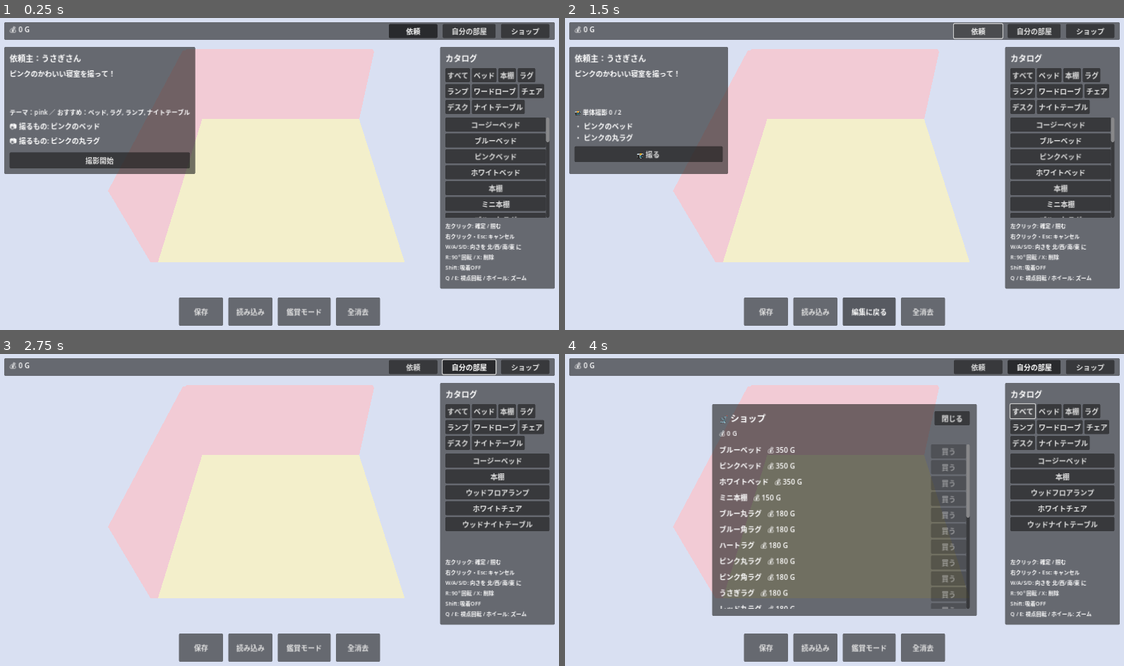
Above: before the commit, frames 1-4 (two rows, left to right).
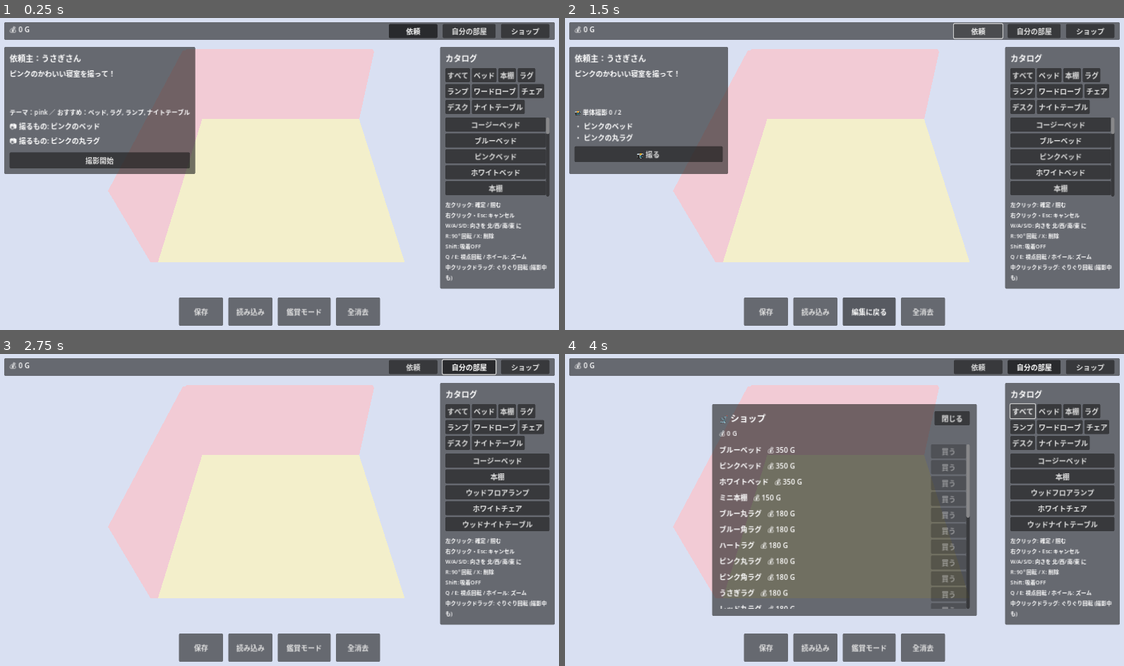
Above: after the commit, the same moments.

Repository: murasakiutau-create/3dgame
Game: Godot game, scene res://scenes/main.tscn
Same seed, same stepped clock (60 frames per second), same inputs: the game is played once before the commit and once after it.
Inputs:
- Up to frame 1 (0.25 s): no input
- Up to frame 2 (1.5 s): click "撮影開始" at 0.5 s; click "依頼" at 1.25 s
- Up to frame 3 (2.75 s): click "自分の部屋" at 2 s
- Up to frame 4 (4 s): click "ショップ" at 2.75 s; click "すべて" at 3.5 s

The runs differ from the first frame. In frame 1, 2.1% of the frame differs, in the area x 79-99%, y 36-85%; in frame 2, 2.1%; in frame 3, 1.1%; in frame 4, 1.1%.

Commit message:
Free-orbit camera: middle-drag to rotate, wheel to zoom in/out
The auto-tweened focus_on placement was too rigid for "撮影 = look at
the furniture you love" feel. Now while view mode is on (and during
the photo phases of a request) the player can grab the camera:

- Middle mouse button drag → orbit around the current pivot. Yaw on
  X-axis movement, pitch on Y-axis with clamp so it can't flip past
  vertical / horizon.
- Mouse wheel → real distance zoom. Replaces the old ortho 'size'
  zoom that did nothing under the perspective camera; now it
  translates the Camera3D along its rig-local Z within
  [dist_min, dist_max].
- Q / E still snap by 90° (unchanged).

reset_view now snapshots the full Transform3D of both the rig and
the camera (origin + basis), and on cancel it tweens the basis back
too — so an orbit + close-up is fully undone when the player exits
focus.

Help text in the catalog panel mentions middle-drag.

https://claude.ai/code/session_01RRmySoUvZSXSjVHeDV4xL9

Diff:
--- a/scripts/camera_iso.gd
+++ b/scripts/camera_iso.gd
@@ -1,41 +1,55 @@
 extends Node3D
 class_name CameraIso
 
-@export var zoom_min: float = 6.0
-@export var zoom_max: float = 20.0
-@export var zoom_step: float = 1.0
 @export var rotate_time: float = 0.25
 @export var focus_distance: float = 4.0
 @export var focus_lift: float = 0.5
 @export var focus_time: float = 0.5
 
+@export var orbit_yaw_speed: float = 0.006
+@export var orbit_pitch_speed: float = 0.006
+@export var dist_min: float = 1.2
+@export var dist_max: float = 18.0
+@export var dist_step: float = 0.6
+
+const PITCH_MIN: float = -PI * 0.5 + 0.05    # almost looking straight down
+const PITCH_MAX: float = -0.05               # just above horizontal
+
 @onready var camera: Camera3D = $Camera3D
 
 var _target_yaw: float = 0.0
-var _saved_rig_origin: Vector3
-var _saved_camera_origin: Vector3
+var _saved_rig_transform: Transform3D
+var _saved_camera_transform: Transform3D
 var _is_focused: bool = false
+var _orbiting: bool = false
 
 func _ready() -> void:
 	_target_yaw = rotation.y
 	camera.make_current()
-	_saved_rig_origin = global_transform.origin
-	_saved_camera_origin = camera.transform.origin
+	_saved_rig_transform = transform
+	_saved_camera_transform = camera.transform
 
 func _unhandled_input(event: InputEvent) -> void:
-	if event.is_action_pressed("camera_rotate_left"):
+	if event is InputEventMouseButton:
+		var mb: InputEventMouseButton = event
+		if mb.button_index == MOUSE_BUTTON_MIDDLE:
+			_orbiting = mb.pressed
+			get_viewport().set_input_as_handled()
+		elif mb.button_index == MOUSE_BUTTON_WHEEL_UP and mb.pressed:
+			_adjust_distance(-dist_step)
+			get_viewport().set_input_as_handled()
+		elif mb.button_index == MOUSE_BUTTON_WHEEL_DOWN and mb.pressed:
+			_adjust_distance(dist_step)
+			get_viewport().set_input_as_handled()
+	elif event is InputEventMouseMotion and _orbiting:
+		_orbit((event as InputEventMouseMotion).relative)
+		get_viewport().set_input_as_handled()
+	elif event.is_action_pressed("camera_rotate_left"):
 		_rotate_by(PI / 2.0)
 		get_viewport().set_input_as_handled()
 	elif event.is_action_pressed("camera_rotate_right"):
 		_rotate_by(-PI / 2.0)
 		get_viewport().set_input_as_handled()
-	elif event is InputEventMouseButton and event.pressed:
-		if event.button_index == MOUSE_BUTTON_WHEEL_UP:
-			_zoom(-zoom_step)
-			get_viewport().set_input_as_handled()
-		elif event.button_index == MOUSE_BUTTON_WHEEL_DOWN:
-			_zoom(zoom_step)
-			get_viewport().set_input_as_handled()
 
 func _rotate_by(delta: float) -> void:
 	_target_yaw += delta
@@ -44,8 +58,15 @@
 		.set_trans(Tween.TRANS_SINE)\
 		.set_ease(Tween.EASE_OUT)
 
-func _zoom(delta: float) -> void:
-	camera.size = clamp(camera.size + delta, zoom_min, zoom_max)
+func _orbit(delta: Vector2) -> void:
+	rotation.y -= delta.x * orbit_yaw_speed
+	rotation.x = clamp(rotation.x - delta.y * orbit_pitch_speed, PITCH_MIN, PITCH_MAX)
+	_target_yaw = rotation.y
+
+func _adjust_distance(delta: float) -> void:
+	var p: Vector3 = camera.position
+	p.z = clamp(p.z + delta, dist_min, dist_max)
+	camera.position = p
 
 ## Project a viewport mouse position onto the y=0 plane in world space.
 func mouse_to_ground(mouse_pos: Vector2) -> Vector3:
@@ -60,8 +81,8 @@
 ## keeping the iso pitch/yaw so the result is "same angle, zoomed in".
 func focus_on(target: Node3D) -> void:
 	if not _is_focused:
-		_saved_rig_origin = global_transform.origin
-		_saved_camera_origin = camera.transform.origin
+		_saved_rig_transform = transform
+		_saved_camera_transform = camera.transform
 		_is_focused = true
 	var target_origin: Vector3 = target.global_transform.origin
 	target_origin.y += focus_lift
@@ -77,8 +98,9 @@
 		return
 	_is_focused = false
 	var tw := create_tween().set_parallel(true).set_trans(Tween.TRANS_SINE).set_ease(Tween.EASE_OUT)
-	tw.tween_property(self, "global_position", _saved_rig_origin, focus_time)
-	tw.tween_property(camera, "position", _saved_camera_origin, focus_time)
+	tw.tween_property(self, "transform", _saved_rig_transform, focus_time)
+	tw.tween_property(camera, "transform", _saved_camera_transform, focus_time)
+	_target_yaw = _saved_rig_transform.basis.get_euler().y
 
 func is_focused() -> bool:
 	return _is_focused
--- a/ui/game_ui.tscn
+++ b/ui/game_ui.tscn
@@ -127,7 +127,8 @@
 W/A/S/D: 向きを 北/西/南/東 に
 R: 90° 回転 / X: 削除
 Shift: 吸着OFF
-Q / E: 視点回転 / ホイール: ズーム"
+Q / E: 視点回転 / ホイール: ズーム
+中クリックドラッグ: ぐりぐり回転 (撮影中も)"
 theme_override_font_sizes/font_size = 12
 autowrap_mode = 3
 
